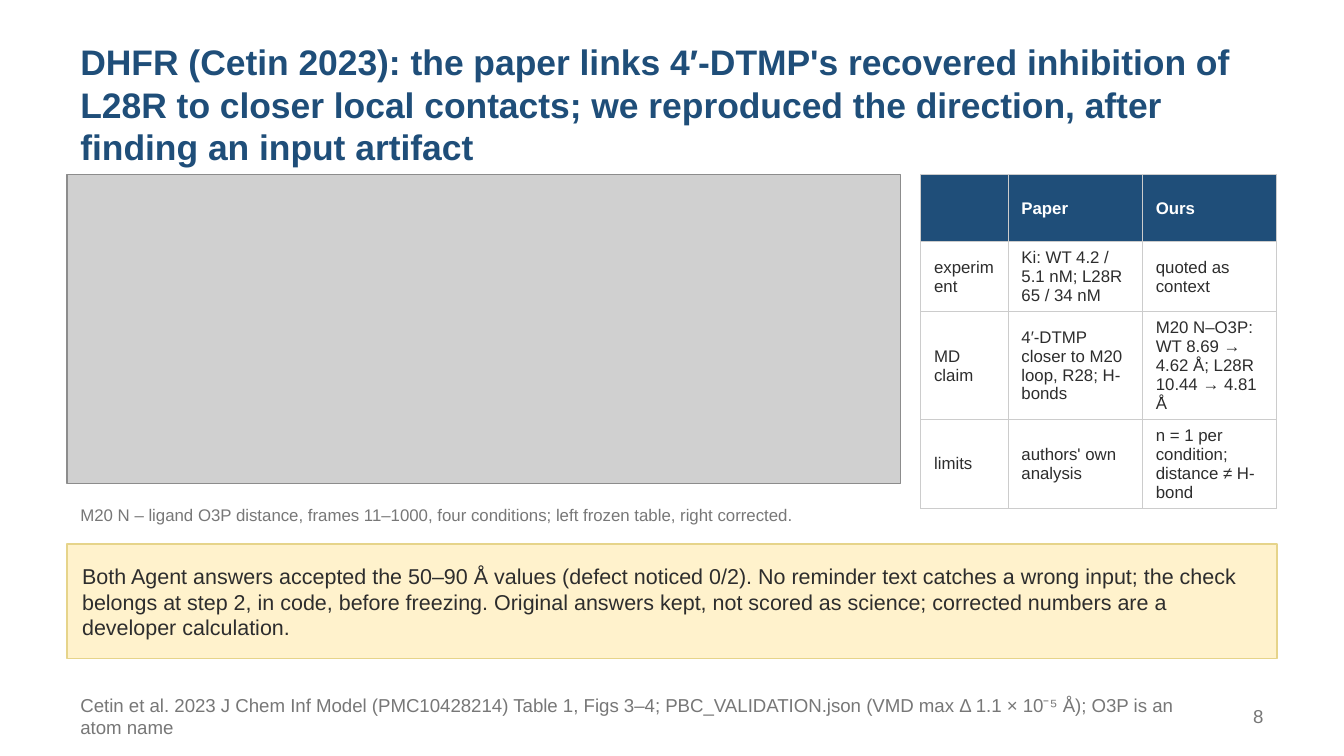
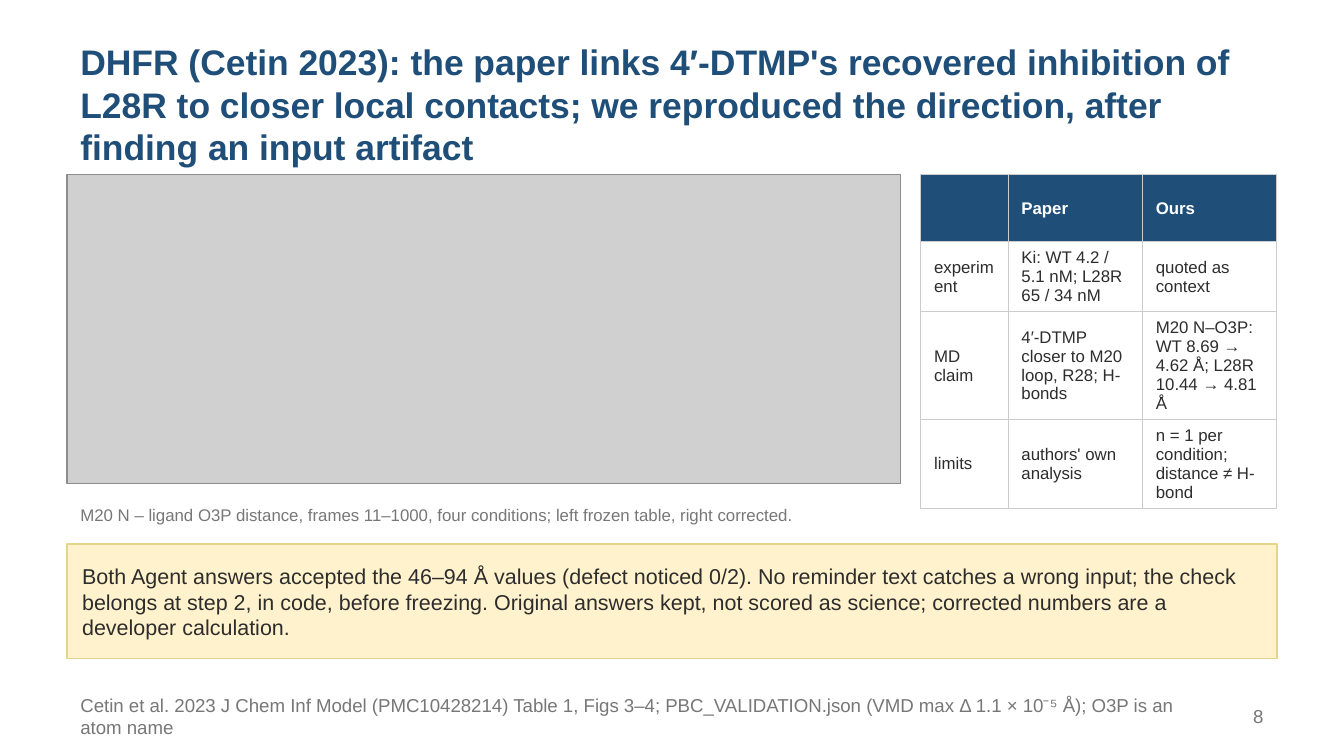
Before and after one commit to alex051107/dynamics-atlas-harness, a slide deck: slide 8 of review/rules-agent-study-20260909/development-results/SOOJUNG_DISCUSSION_20260910_EN.pptx. Drawn at 1344x756 pixels with LibreOffice and Linux fonts; fonts in the diff are those of the drawing; grey boxes stand for pictures. Boxes give left, top, right and bottom in pixels: in the first picture for what was removed or moved away, otherwise in the second. Text is boxed around its words. In the diff, an @@ line names an element or a change of style, - is before the commit and + after.

```diff
--- a/review/rules-agent-study-20260909/development-results/SOOJUNG_DISCUSSION_20260910_EN.pptx
+++ b/review/rules-agent-study-20260909/development-results/SOOJUNG_DISCUSSION_20260910_EN.pptx
@@ text at (82, 567, 1236, 640): text changed @@
-Both Agent answers accepted the 50–90 Å values (defect noticed 0/2). No reminder text catches a wrong input; the check belongs at step 2, in code, before freezing. Original answers kept, not scored as science; corrected numbers are a developer calculation.
+Both Agent answers accepted the 46–94 Å values (defect noticed 0/2). No reminder text catches a wrong input; the check belongs at step 2, in code, before freezing. Original answers kept, not scored as science; corrected numbers are a developer calculation.
```
Also in this commit, not shown: 13 other slides changed, 2 slides added, 1 slide removed, 8 other files.
